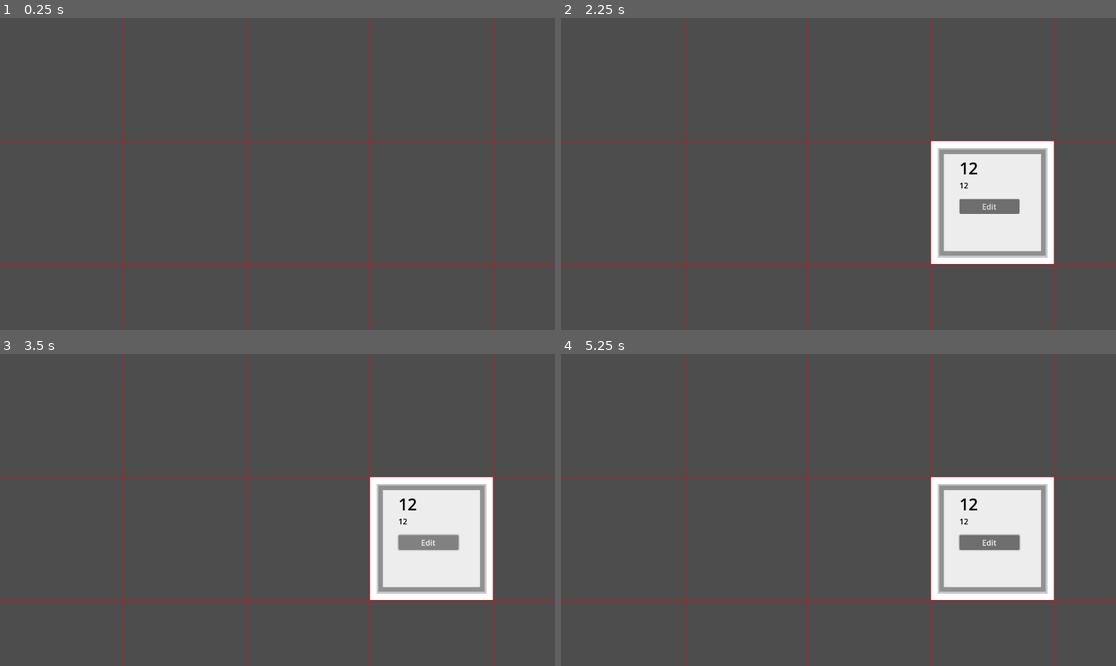
Above: before the commit, frames 1-4 (two rows, left to right).
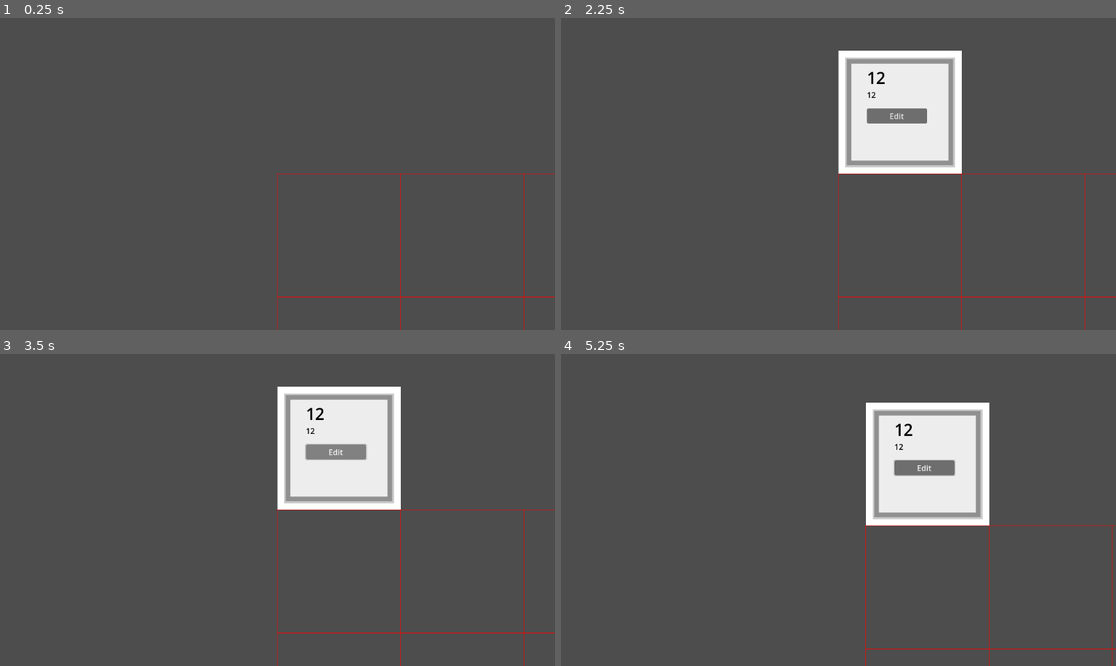
Above: after the commit, the same moments.

Repository: koljapluemer/vocab-city
Game: Godot game, scene res://scenes/main.tscn
Two runs of this game, one before a commit and one after it. Both use one fixed random seed, a clock stepped at 60 frames per second and the inputs below.
Inputs (mouse positions are in pixels of both pictures, inside the frame that each line leads up to):
- Up to frame 1 (0.25 s): no input
- Up to frame 2 (2.25 s): tap Enter at 0.5 s; move the mouse to (960, 158) at 0.52 s; right-click (960, 158) at 0.6 s; click (960, 158) at 0.67 s; click (1054, 167) at 1.27 s; type "12" at 1.35 s; click (1054, 195) at 1.5 s; type "12" at 1.58 s; click "Confirm" at 2 s
- Up to frame 3 (3.5 s): click "Edit" at 2.75 s
- Up to frame 4 (5.25 s): click "Edit" at 3.5 s; click "Edit" at 4.25 s; tap Space at 5 s; drag from (727, 525) to (810, 572) at 5.02 s

The runs differ from the first frame. In frame 1, 1.6% of the frame differs, in the area x 0-100%, y 0-100%; in frame 2, 18%; in frame 3, 18%; in frame 4, 16%.

Commit message:
make camera work again

Diff:
--- a/scenes/main.tscn
+++ b/scenes/main.tscn
@@ -1,10 +1,14 @@
-[gd_scene load_steps=3 format=3 uid="uid://jqbydq1omtch"]
+[gd_scene load_steps=4 format=3 uid="uid://jqbydq1omtch"]
 
 [ext_resource type="Script" path="res://scenes/main.gd" id="1_u4a2g"]
 [ext_resource type="Script" path="res://scenes/grid.gd" id="2_ty36s"]
+[ext_resource type="Script" path="res://scenes/Camera2D.gd" id="3_vhpys"]
 
 [node name="main" type="Node2D"]
 script = ExtResource("1_u4a2g")
 
 [node name="grid" type="Node2D" parent="."]
 script = ExtResource("2_ty36s")
+
+[node name="Camera2D" type="Camera2D" parent="."]
+script = ExtResource("3_vhpys")
